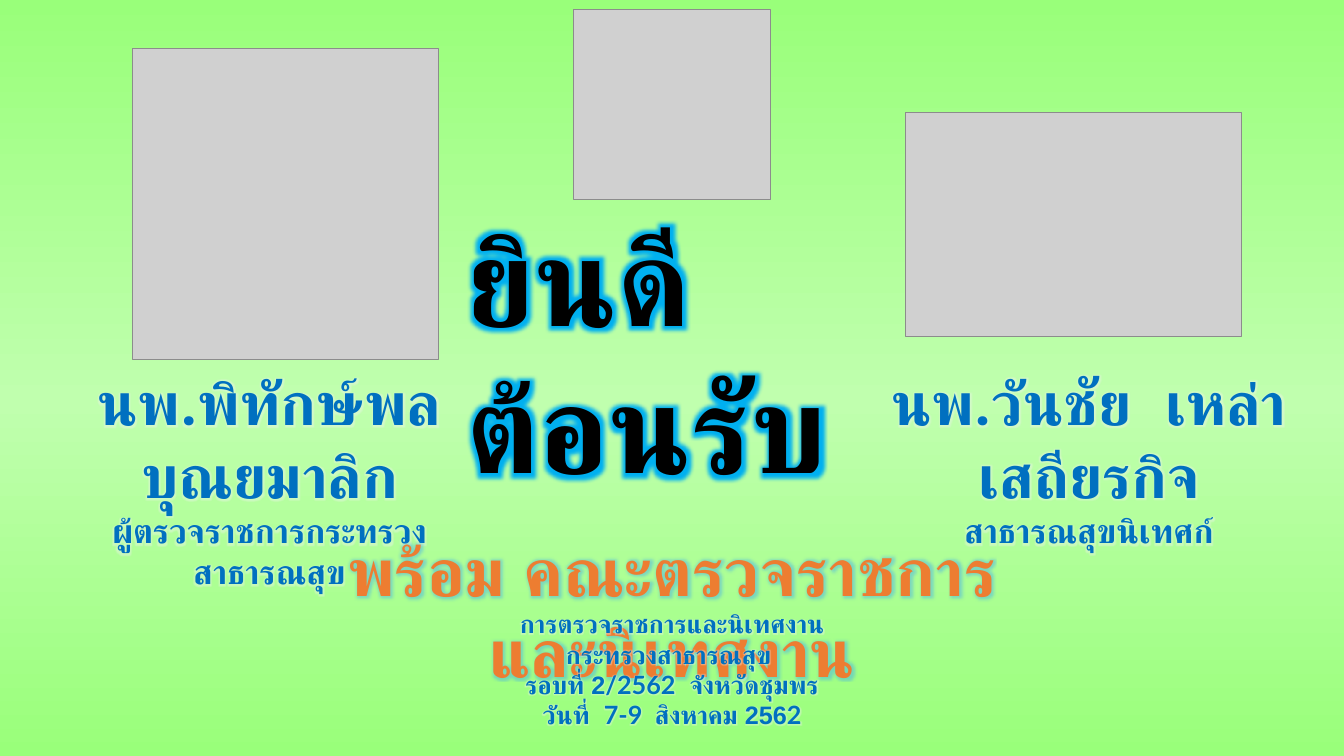
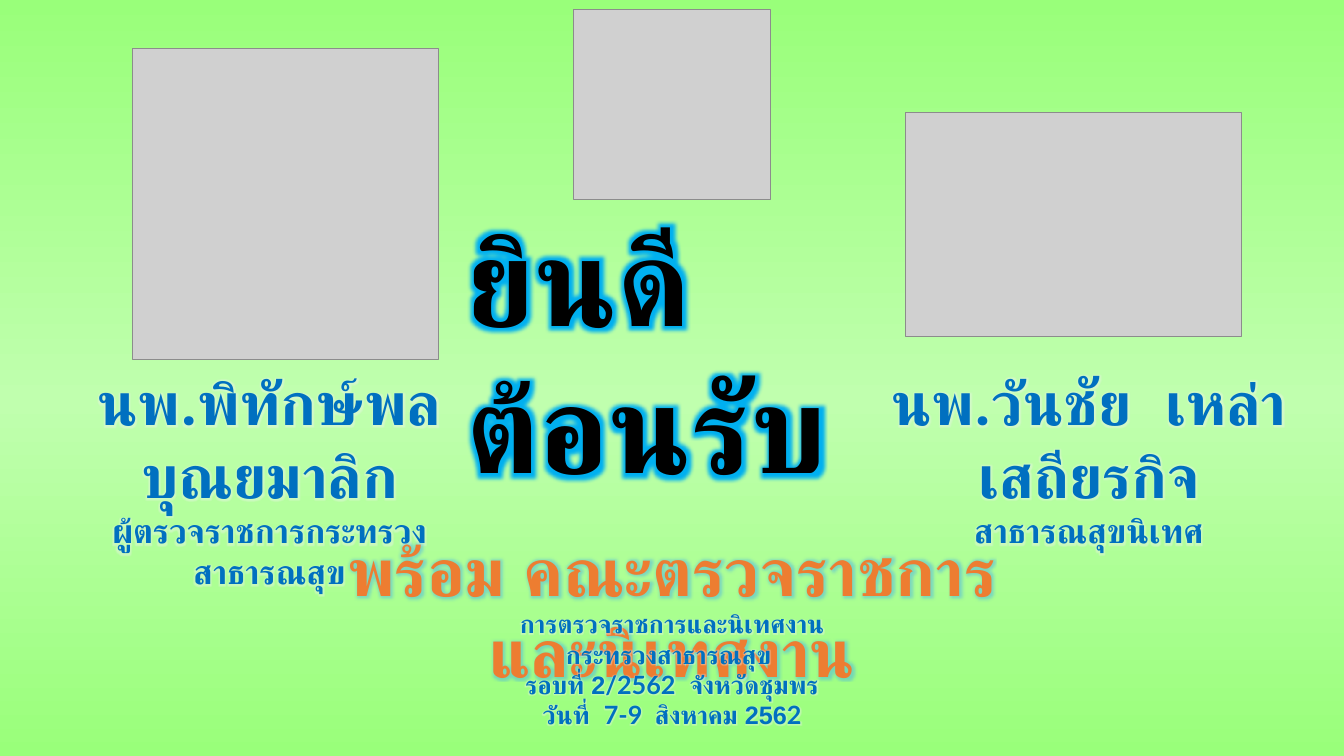
Before and after one commit to joblackpoc/Jobs_SSJ, a slide deck: slide 1 of _พี่ช่อ/ชุมพรนิเทศรอบ1ปี62.pptx. Drawn at 1344x756 pixels with LibreOffice and Linux fonts; fonts in the diff are those of the drawing; grey boxes stand for pictures. Boxes give left, top, right and bottom in pixels: in the first picture for what was removed or moved away, otherwise in the second. Text is boxed around its words. In the diff, an @@ line names an element or a change of style, - is before the commit and + after.

```diff
--- a/_พี่ช่อ/ชุมพรนิเทศรอบ1ปี62.pptx
+++ b/_พี่ช่อ/ชุมพรนิเทศรอบ1ปี62.pptx
@@ text at (974, 518, 1204, 553): text changed @@
-สาธารณสุขนิเทศก์
+สาธารณสุขนิเทศ
```
Also in this commit, not shown: 9 other slides changed, 32 other files.
